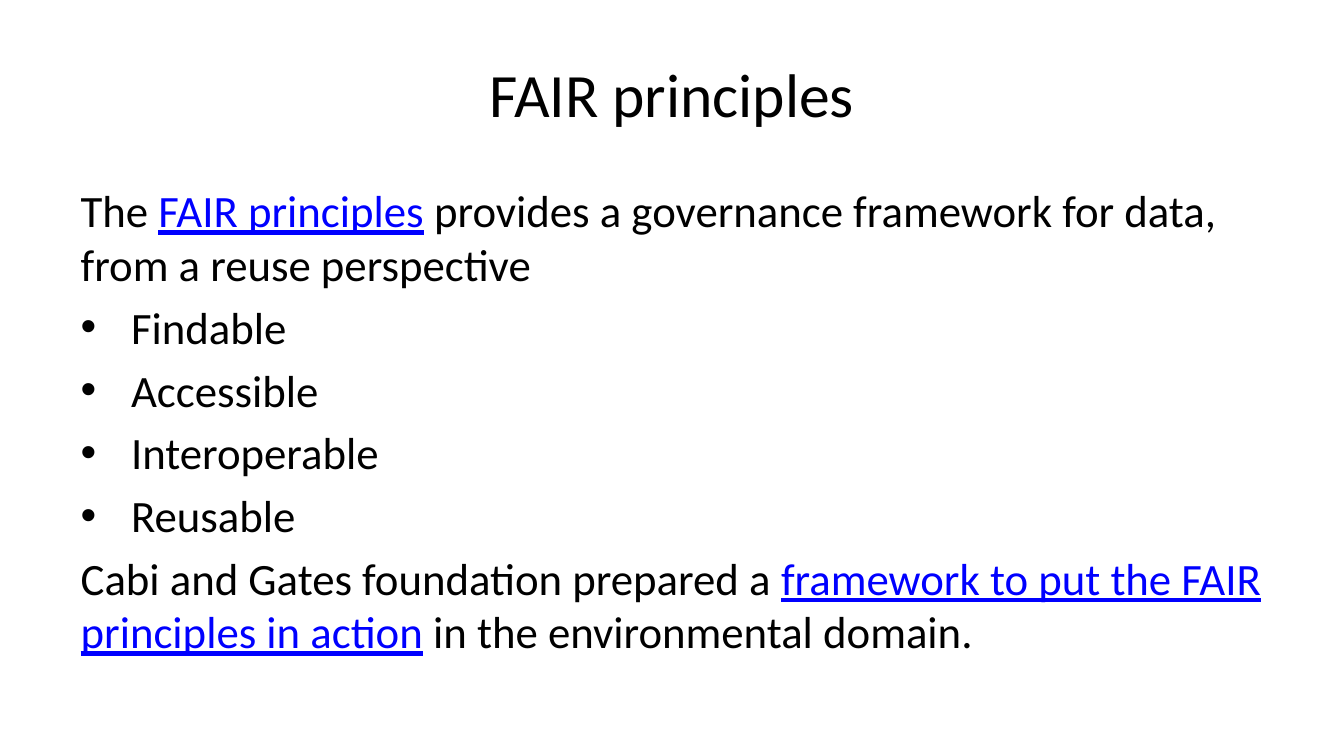
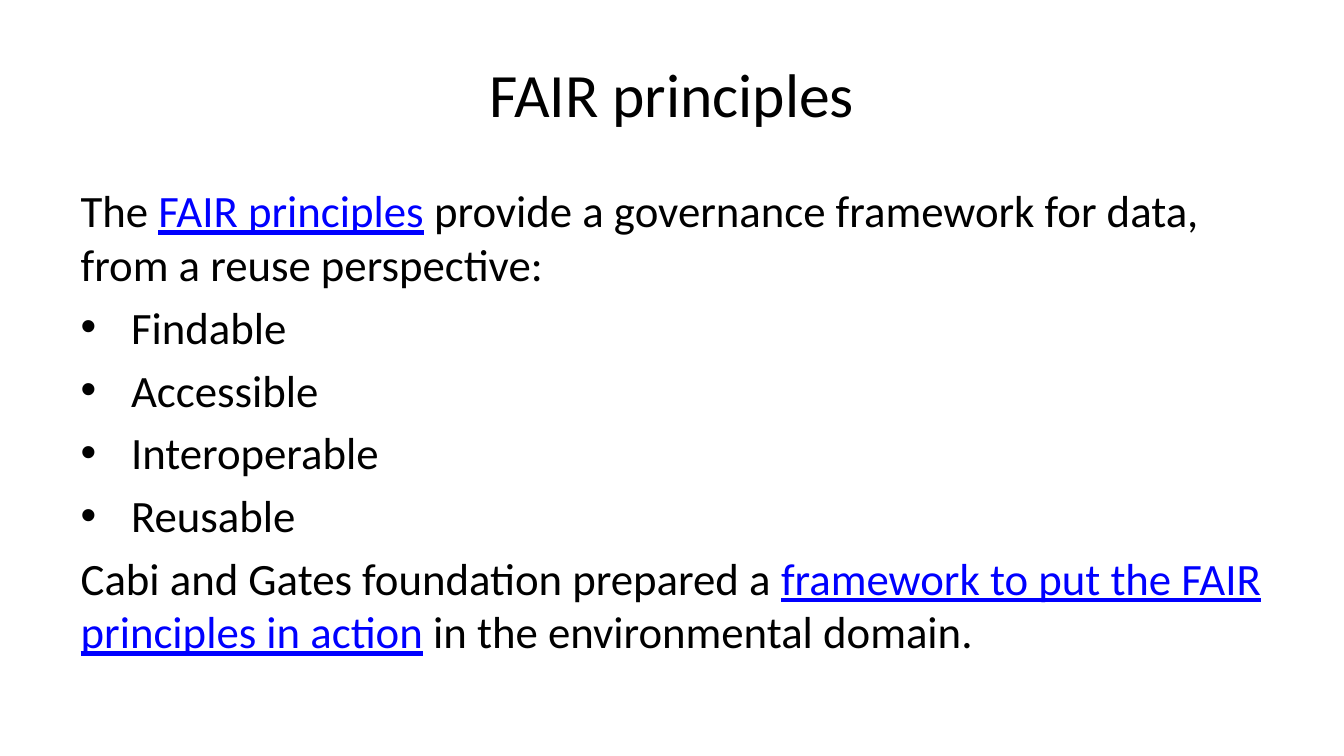
Before and after one commit to pvgenuchten/slides, a slide deck: slide 6 of slides/2026-soil-information-systems-for-decision-making-in-africa.pptx. Drawn at 1344x756 pixels with LibreOffice and Linux fonts; fonts in the diff are those of the drawing. Boxes give left, top, right and bottom in pixels: in the first picture for what was removed or moved away, otherwise in the second. Text is boxed around its words. In the diff, an @@ line names an element or a change of style, - is before the commit and + after.

```diff
--- a/slides/2026-soil-information-systems-for-decision-making-in-africa.pptx
+++ b/slides/2026-soil-information-systems-for-decision-making-in-africa.pptx
@@ text at [81, 196, 1199, 289]: text changed @@
-The FAIR principles provides a governance framework for data, from a reuse perspective
+The FAIR principles provide a governance framework for data, from a reuse perspective:
```
Also in this commit, not shown: 4 other slides changed, 2 slides added, 13 other files.
